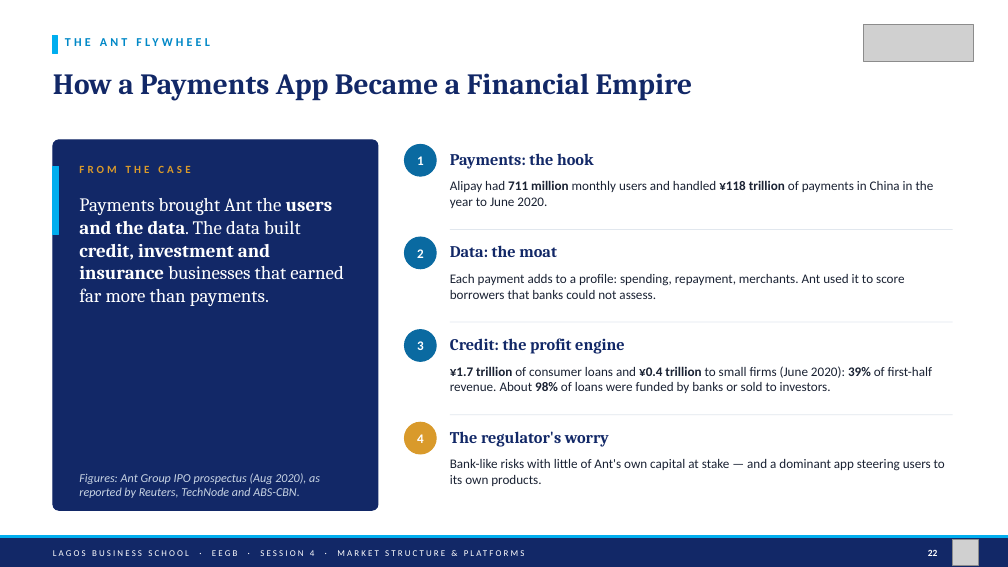
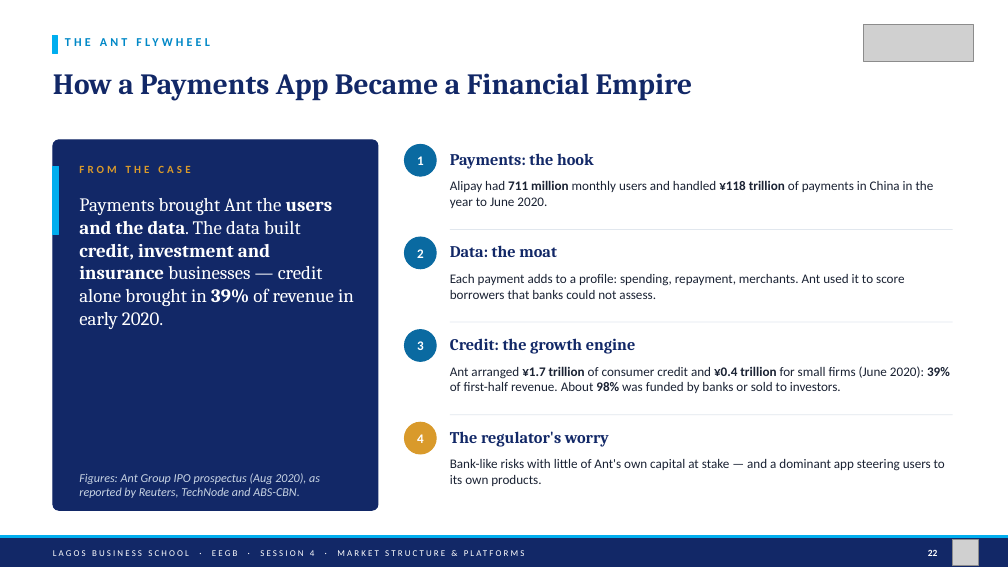
Before and after one commit to adibongo/eegb, a slide deck: slide 22 of sessions/s04/slides/EEGB_S04_Market_Structure_Platforms_Competition_Policy.pptx. Drawn at 1008x567 pixels with LibreOffice and Linux fonts; fonts in the diff are those of the drawing; grey boxes stand for pictures. Boxes give left, top, right and bottom in pixels: in the first picture for what was removed or moved away, otherwise in the second. Text is boxed around its words. In the diff, an @@ line names an element or a change of style, - is before the commit and + after.

```diff
--- a/sessions/s04/slides/EEGB_S04_Market_Structure_Platforms_Competition_Policy.pptx
+++ b/sessions/s04/slides/EEGB_S04_Market_Structure_Platforms_Competition_Policy.pptx
@@ text at [79, 198, 354, 329]: text changed @@
-Payments brought Ant the users and the data. The data built credit, investment and insurance businesses that earned far more than payments.
+Payments brought Ant the users and the data. The data built credit, investment and insurance businesses — credit alone brought in 39% of revenue in early 2020.
@@ text at [450, 338, 636, 354]: text changed @@
-Credit: the profit engine
+Credit: the growth engine
@@ text at [450, 366, 950, 393]: text changed @@
-¥1.7 trillion of consumer loans and ¥0.4 trillion to small firms (June 2020): 39% of first-half revenue. About 98% of loans were funded by banks or sold to investors.
+Ant arranged ¥1.7 trillion of consumer credit and ¥0.4 trillion for small firms (June 2020): 39% of first-half revenue. About 98% was funded by banks or sold to investors.
```
Also in this commit, not shown: 17 other slides changed, 15 other files.
